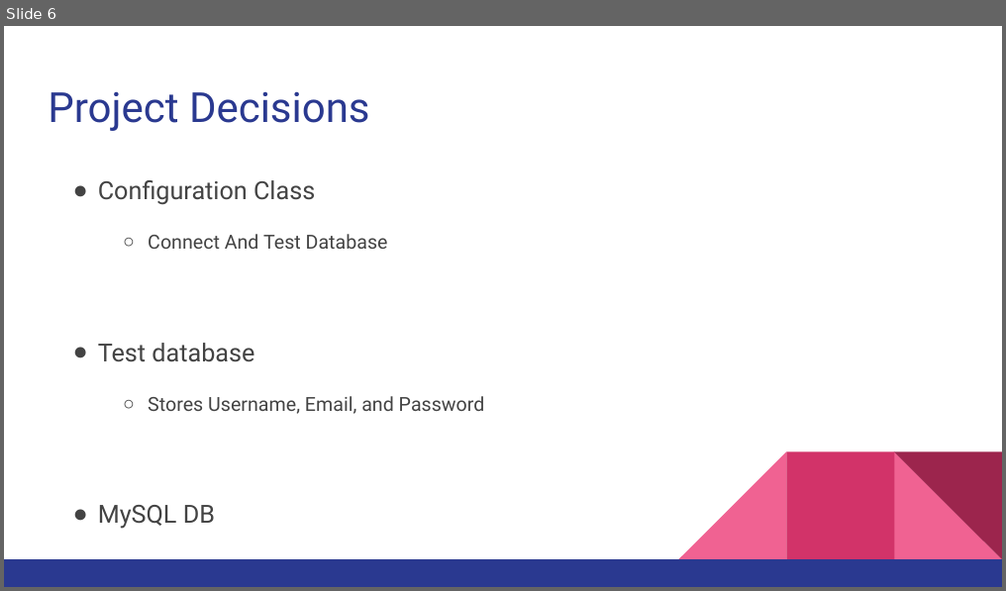
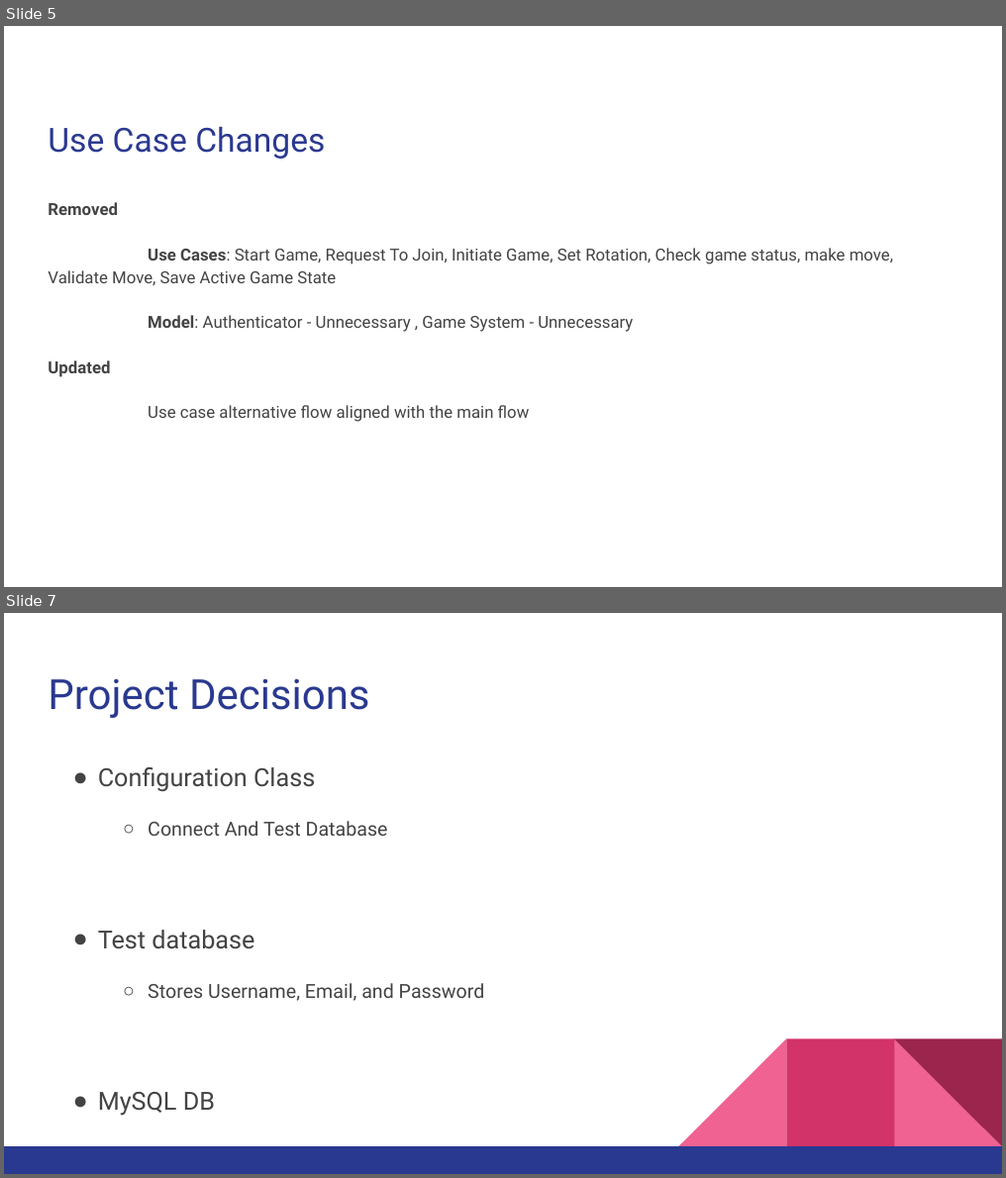
Before and after one commit to NRFredrik/cs414-f17-301-TeamTheBestTeam, a slide deck: P2 Pres.pptx. Shown one above the other, each under a label of ours: slide 6 before the commit, slides 5 and 7 after it; the slides between them are not shown. The pictures are 1006x591 and 1006x1178 pixels, drawn with LibreOffice and Linux fonts; fonts in the diff are those of the drawing. Boxes give left, top, right and bottom in pixels: in the first picture for what was removed or moved away, otherwise in the second. Text is boxed around its words. In the diff, an @@ line names an element or a change of style, - is before the commit and + after.

Commit message:
Add files via upload
Added use case changes to Presentation 2

```diff
--- a/P2 Pres.pptx
+++ b/P2 Pres.pptx
@@ slide 5 added at (4,26,1002,587), background #FFFFFF @@
@@ title added at (48,126,325,159), 24 pt, text #2A3990 @@
+Use Case Changes
@@ text added at (48,202,893,422), 12 pt, text #434343 @@
+Removed
+Use Cases: Start Game, Request To Join, Initiate Game, Set Rotation, Check game status, make move, Validate Move, Save Active Game State
+Model: Authenticator - Unnecessary , Game System - Unnecessary
+Updated
+Use case alternative flow aligned with the main flow
@@ what was slide 6 is now slide 7 @@
```
Also in this commit, not shown: 1 other slide added, 1 slide removed.
